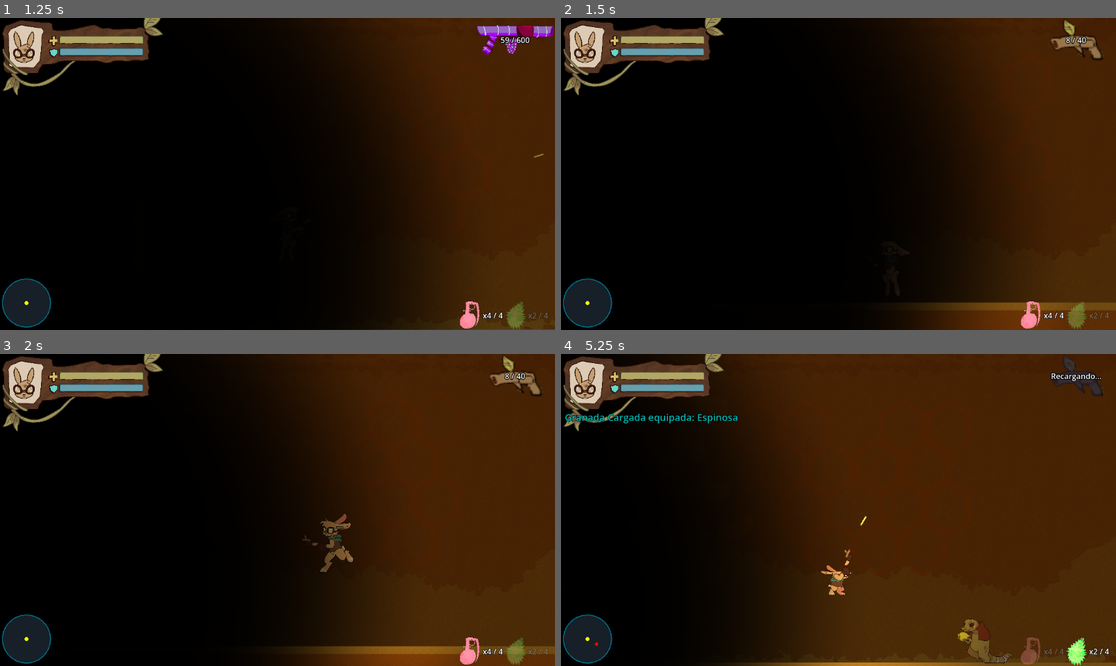
Above: before the commit, frames 1-4 (two rows, left to right).
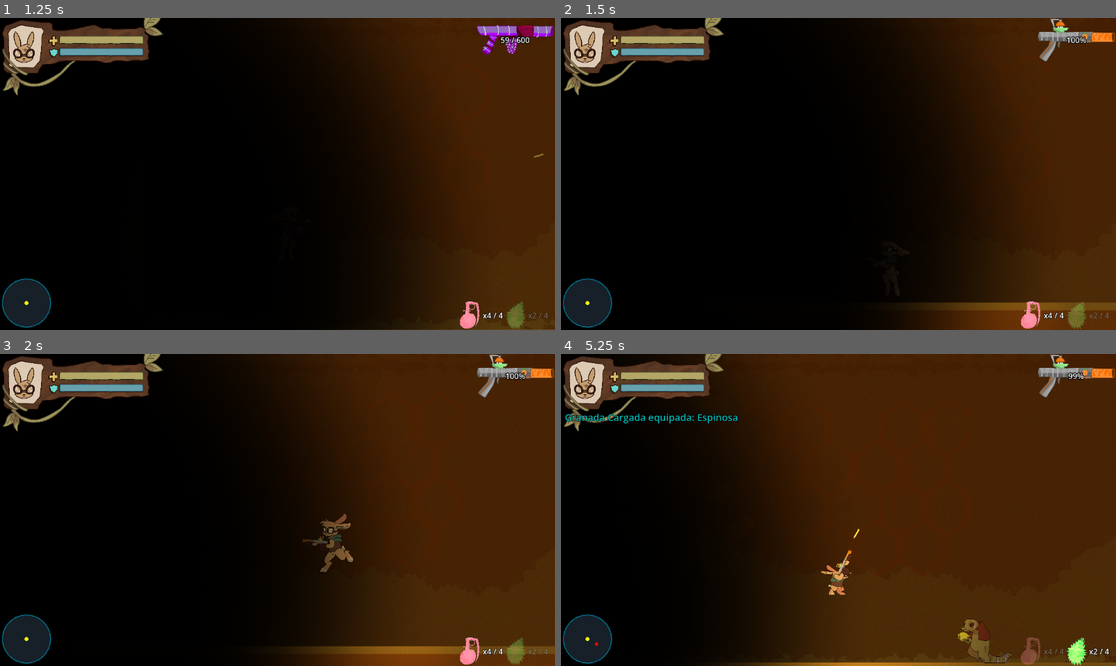
Above: after the commit, the same moments.

Repository: facbast/TP3-Taller-2-Isla-Aureus-
Game: Godot game, scene res://Scenes/Nivel2.tscn
Same seed, same stepped clock (60 frames per second), same inputs: the game is played once before the commit and once after it. This scene is started directly instead of the project's main scene. Sound files missing from this copy of the repository are replaced by a short silence.
Inputs (mouse positions are in pixels of both pictures, inside the frame that each line leads up to):
- Up to frame 1 (1.25 s): tap Enter (ui_accept) at 0.5, 0.77 s; move the mouse to (399, 158) at 0.52 s; hold D (right) from 0.53 s (still down); hold E from 0.53 s (still down); click (399, 158) at 0.67 s
- Up to frame 2 (1.5 s): keep holding D (right); move the mouse to (727, 189) at 1.27 s; release E at 1.28 s; tap Tab at 1.35 s
- Up to frame 3 (2 s): keep holding D (right); tap Enter (ui_accept) at 1.52 s
- Up to frame 4 (5.25 s): move the mouse to (894, 441) at 2.02 s; release D (right) at 2.03 s; hold A (left) 2.03-2.78 s; tap F at 2.1 s; move the mouse to (810, 572) at 2.77 s; hold D (right) 2.78-4.28 s; tap T at 2.85 s; click (810, 572) at 2.92 s; tap Enter (ui_accept) at 3.02, 3.77, 4.52 s; move the mouse to (1005, 556) at 3.52 s; hold Ctrl 3.53-4.28 s; move the mouse to (672, 463) at 4.27 s; hold A (left) 4.28-5.03 s; tap C at 4.35 s; move the mouse to (866, 510) at 5.02 s; hold D (right) from 5.03 s (still down); hold R from 5.03 s (still down); click (866, 510) at 5.17 s

Frame 1 is identical in both runs. In frame 2, 0.9% of the frame differs, in the area x 85-100%, y 0-15%; in frame 3, 0.9%; in frame 4, 1.0%, in the area x 49-100%, y 0-72%.

Commit message:
Dotacion por nivel y musica de jungla
- Roku: Mision 1 solo Pistola Leguminosa, resto Rifle + Canon Acido; con un slot, lo primero recogido se suma como secundaria. - Export presets + placeholders de musica de jungla.

Diff:
--- a/Scripts/music_manager.gd
+++ b/Scripts/music_manager.gd
@@ -9,7 +9,7 @@
 ## (reload) sigue sonando sin reiniciarse.
 
 const MUSICA_NORMAL: AudioStream = preload("res://Music/Placeholder-Normal.wav")
-const MUSICA_PELEA: AudioStream = preload("res://Music/Placeholder-Pelea.wav")
+const MUSICA_PELEA: AudioStream = preload("res://Music/Placeholder Jungla.wav")
 
 ## Segundos que se mantiene Pelea después de que el último enemigo
 ## deje de estar en alerta. Evita parpadeos si matas al último
--- a/Scripts/player.gd
+++ b/Scripts/player.gd
@@ -124,9 +124,15 @@
 			armas.append(_pistola)
 			_arma_actual = armas[0]
 	else:
-		armas.append(_rifle)
-		armas.append(_pistola)
+		# Dotación inicial por nivel: Misión 1 solo Pistola Leguminosa;
+		# resto de misiones, Rifle + Cañón Ácido.
+		if Global.mision_actual == Global.ESCENA_MISION_1:
+			armas.append(_pistola)
+		else:
+			armas.append(_rifle)
+			armas.append(_rifle_plasma)
 		_arma_actual = armas[0]
+		indice_arma_actual = 0
 	# Consumido: las recargas por muerte vuelven al checkpoint, no al inicio.
 	Global.inicio_fresco_mision = false
 	# Respeta el arma activa restaurada del checkpoint; solo usa la
@@ -489,8 +495,14 @@
 			break
 
 	if arma_a_equipar != null:
-		_tirar_arma_actual_al_suelo()
-		armas[indice_arma_actual] = arma_a_equipar
+		if armas.size() <= 1:
+			# Con un solo slot, lo encontrado se suma como secundaria
+			# (sin tirar nada) y se equipa.
+			armas.append(arma_a_equipar)
+			indice_arma_actual = armas.size() - 1
+		else:
+			_tirar_arma_actual_al_suelo()
+			armas[indice_arma_actual] = arma_a_equipar
 
 		_arma_actual.hide()
 		_arma_actual = arma_a_equipar
Not shown, added: Music/Placeholder Jungla.wav.import
Not shown, changed: export_presets.cfg
Not shown, added: Music/Placeholder Jungla.mpeg
Not shown, added: Music/Placeholder Jungla.wav
